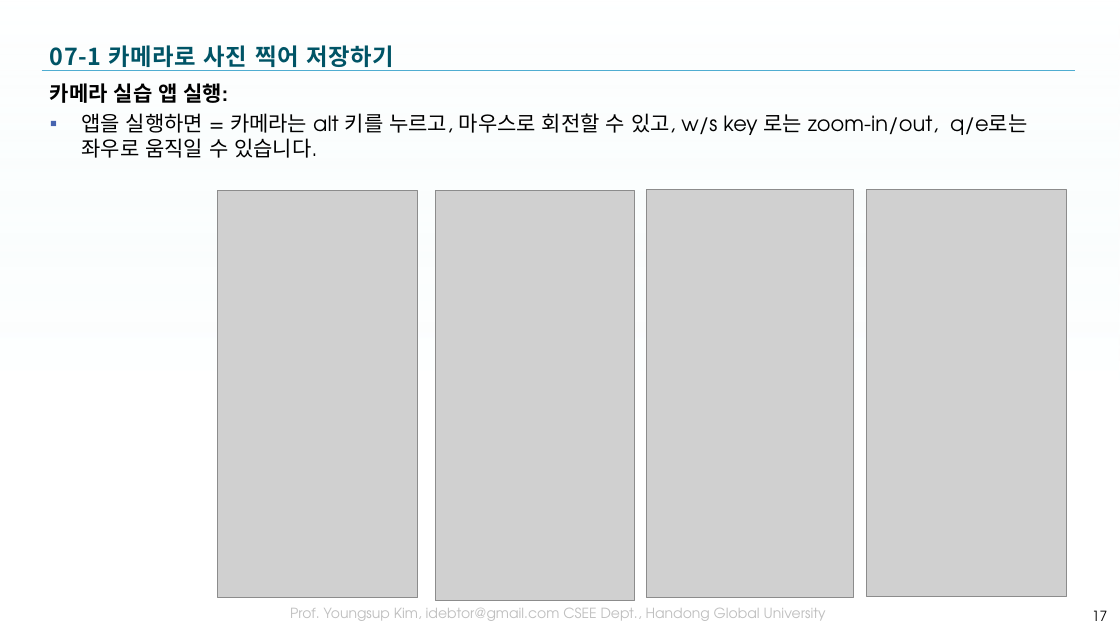
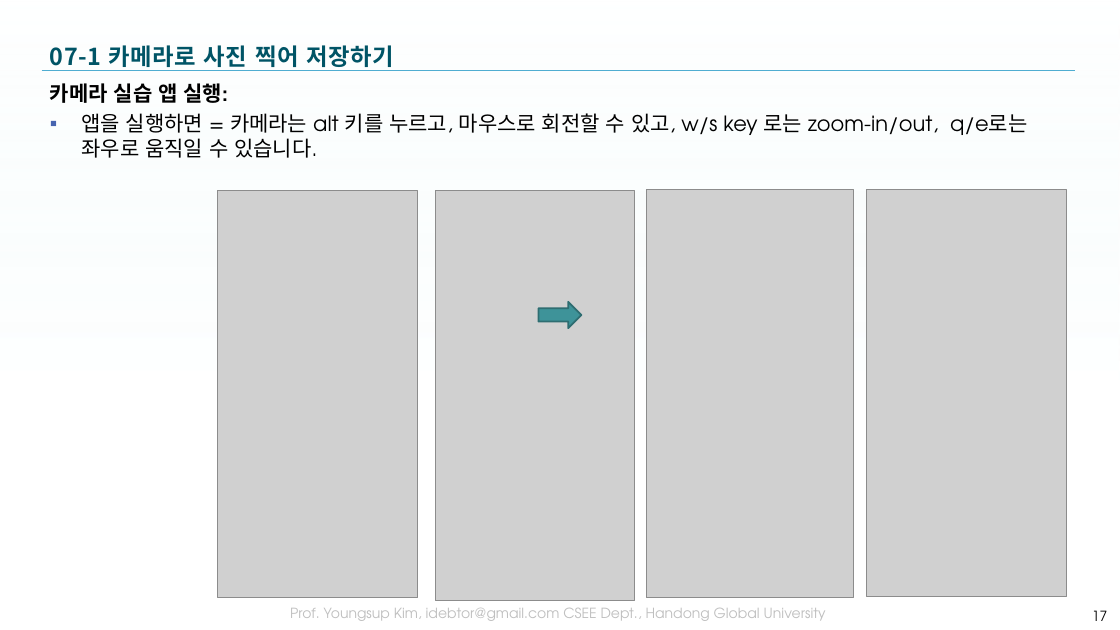
Before and after one commit to tae7841/HuStarAS, a slide deck: slide 17 of ppts/07Mulitmedia.pptx. Drawn at 1120x630 pixels with LibreOffice and Linux fonts; fonts in the diff are those of the drawing; grey boxes stand for pictures; background and template pictures are left out. Boxes give left, top, right and bottom in pixels: in the first picture for what was removed or moved away, otherwise in the second. Text is boxed around its words. In the diff, an @@ line names an element or a change of style, - is before the commit and + after.

```diff
--- a/ppts/07Mulitmedia.pptx
+++ b/ppts/07Mulitmedia.pptx
@@ right arrow added at bbox=[539, 302, 581, 328], fill #3F949A, outline #2F6D72 1.5 pt @@
```
Also in this commit, not shown: 1 other slide changed, 1 slide added.
